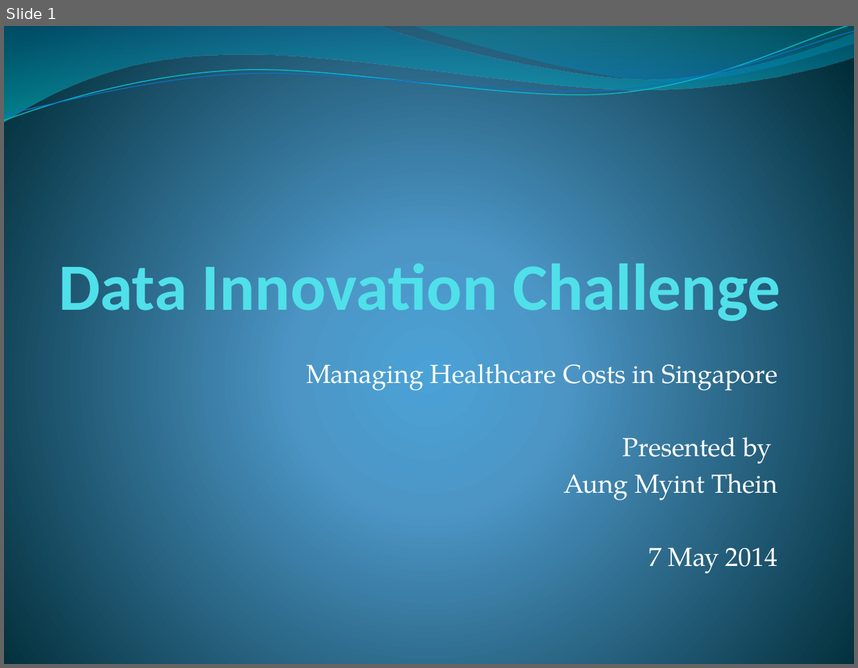
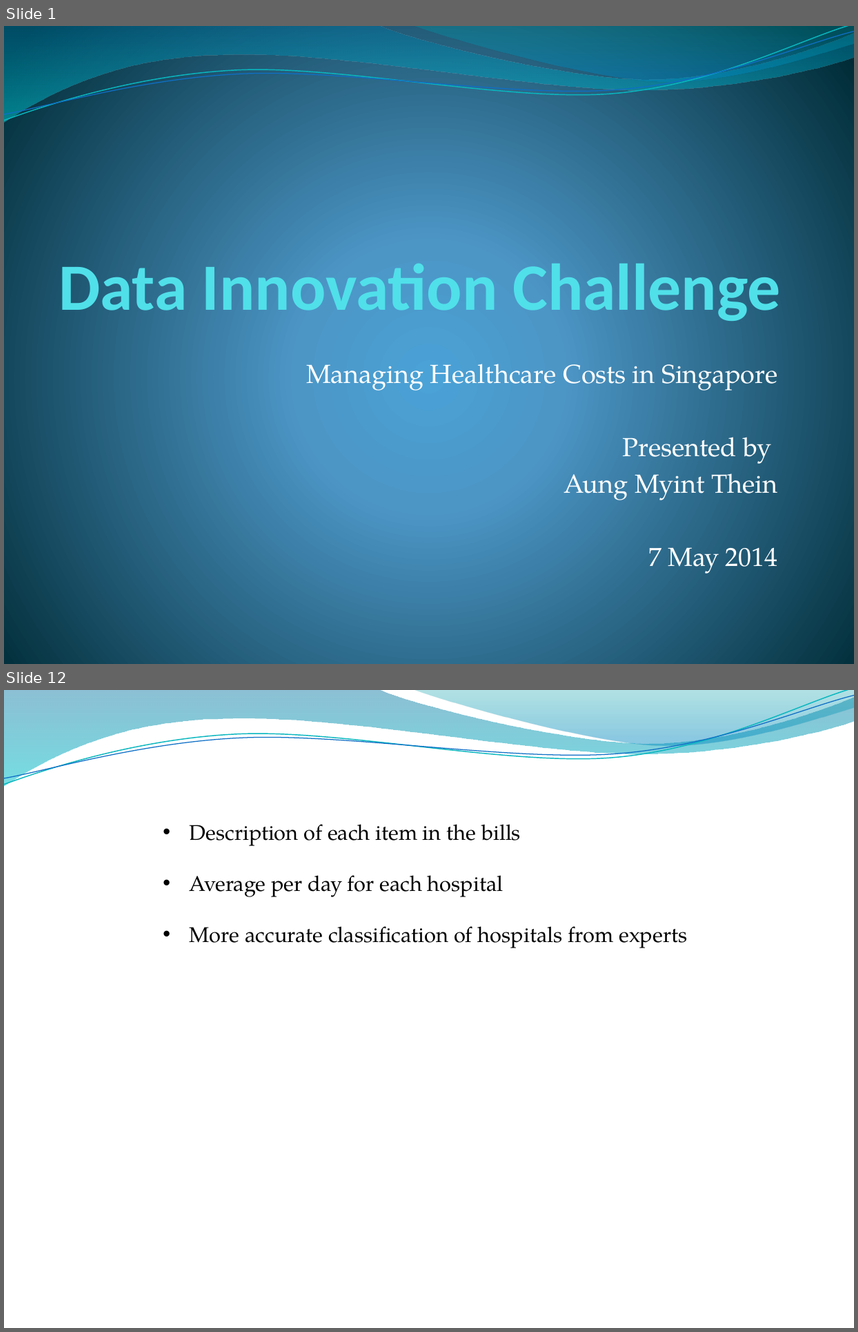
Before and after one commit to Aung-Myint-Thein/test-medical-data, a slide deck: Slides/Data Innovation Challenge.pptx. Shown one above the other, each under a label of ours: slide 1 before the commit, slides 1 and 12 after it; the slides between them are not shown. The pictures are 858x668 and 858x1332 pixels, drawn with LibreOffice and Linux fonts; fonts in the diff are those of the drawing; background and template pictures are left out. Boxes give left, top, right and bottom in pixels: in the first picture for what was removed or moved away, otherwise in the second. Text is boxed around its words. In the diff, an @@ line names an element or a change of style, - is before the commit and + after.

```diff
--- a/Slides/Data Innovation Challenge.pptx
+++ b/Slides/Data Innovation Challenge.pptx
@@ slide 12 added at (4,690,854,1328), background picture (left out); not listed: 4 template elements that a slide beside it also shows @@
@@ text added at (190,824,687,948), 18 pt, text #000000 @@
+• Description of each item in the bills
+• Average per day for each hospital
+• More accurate classification of hospitals from experts
```
Also in this commit, not shown: 10 other slides added, 3 other files.
